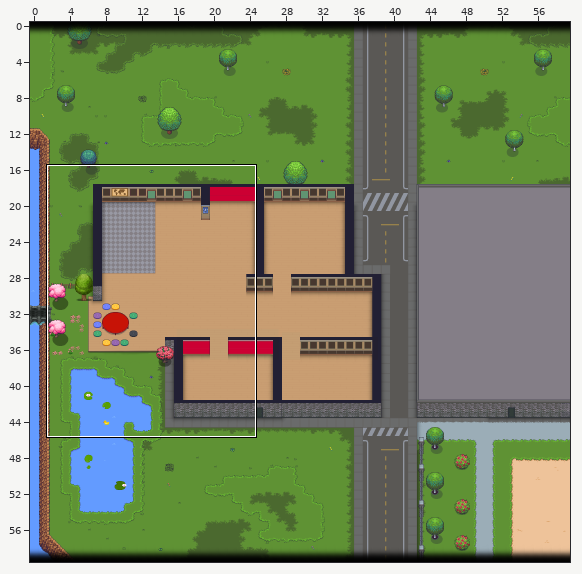
Tiled map (JSON): office.tmj. The first picture is a wide view before the edit; the outline marks the close-up.
Close-up. As it was:
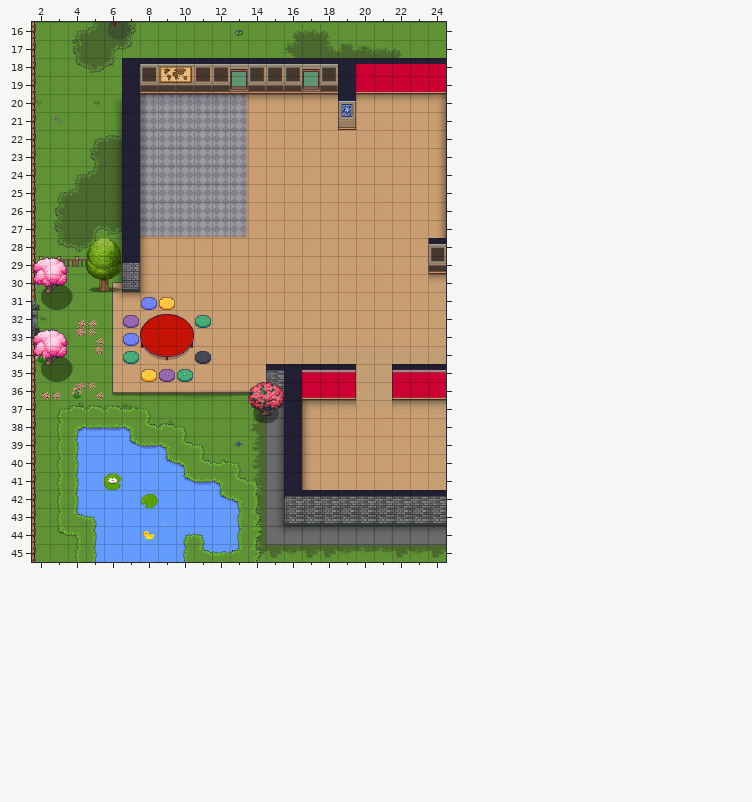
Cells are 32x32 px. Shown: x 2..24, y 16..45. The commit also changed other parts of the map, which this record leaves out.
New version:
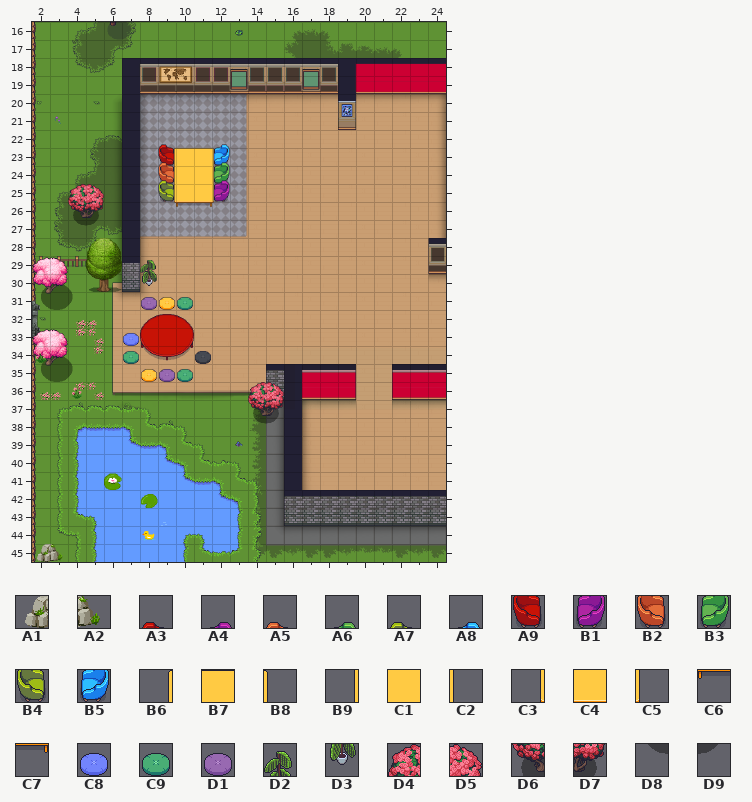
Key: from "WA_Exterior": A1 477, A2 478; from "chair_and_table": A3 0, A4 1, A5 2, A6 3, A7 4, A8 5, A9 6, B1 7, B2 8, B3 9, B4 10, B5 11, B6 24, B7 25, B8 27, B9 30, C1 31, C2 33, C3 36, C4 37, C5 39, C6 43, C7 44; from "cushion_blue": C8 0; from "cushion_green": C9 0; from "cushion_violett": D1 0; from "plant": D2 0, D3 1; from "rhododendron": D4 0, D5 1, D6 2, D7 3, D8 4, D9 5.
__ is an empty cell.
Tiles of an added or newly shown layer are drawn over the layers below it.
Change:
Layer "floor/outside_trees":
There is now tile D4 in row 25 at x 4.
There is now tile D5 in row 25 at x 5.
There is now tile D6 in row 26 at x 4.
There is now tile D7 in row 26 at x 5.
There is now tile D8 in row 27 at x 4.
There is now tile D9 in row 27 at x 5.
Layer "floor/outside_elemets#2":
There is now tile A1 in row 45 at x 2.
There is now tile A2 in row 45 at x 3.
Layer "furniture/kitchen/furniture#3" (added):
There is now tile A3 in row 22 at x 9.
There is now tile A8 in row 22 at x 12.
There is now tile A9 in row 23 at x 9.
There is now tile B5 in row 23 at x 12.
Layer "furniture/kitchen/furniture#2" (added):
There is now tile A5 in row 23 at x 9.
There is now tile A6 in row 23 at x 12.
There is now tile B2 in row 24 at x 9.
There is now tile B3 in row 24 at x 12.
Layer "furniture/kitchen/furniture" (added):
There is now tile A4 in row 24 at x 12.
There is now tile A7 in row 24 at x 9.
There is now tile B1 in row 25 at x 12.
There is now tile B4 in row 25 at x 9.
Layer "furniture/kitchen/top" (added):
There is now tile B6 in row 23 at x 9.
There is now tile B7 in row 23 at x 10 to 11.
There is now tile B8 in row 23 at x 12.
There is now tile B9 in row 24 at x 9.
There is now tile C1 in row 24 at x 10 to 11.
There is now tile C2 in row 24 at x 12.
There is now tile C3 in row 25 at x 9.
There is now tile C4 in row 25 at x 10 to 11.
There is now tile C5 in row 25 at x 12.
There is now tile C6 in row 26 at x 10.
There is now tile C7 in row 26 at x 11.
Layer "furniture/vegetation" (added):
There is now tile D2 in row 29 at x 8.
There is now tile D3 in row 30 at x 8.
Layer "furniture/cushions":
There is now tile C9 in row 31 at x 10.
The edit turns tile C8 into tile D1 in row 31 at x 8.
The author cleared tile C9 in row 32 at x 11.
The author cleared tile D1 in row 32 at x 7.
Where, in picture pixels (left, top, right, bottom), the same in both close-ups:
added: (158, 144, 230, 207)
added: (68, 184, 104, 226)
changed: (123, 260, 157, 328)
changed: (177, 297, 211, 328)
added: (37, 544, 63, 562)
